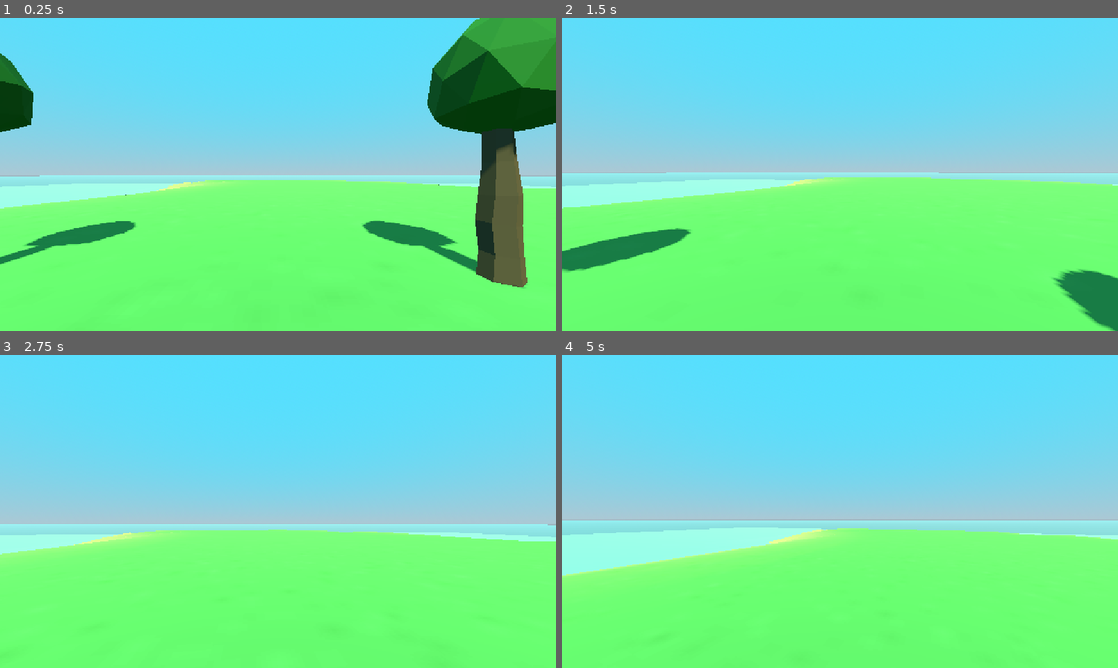
Above: before the commit, frames 1-4 (two rows, left to right).
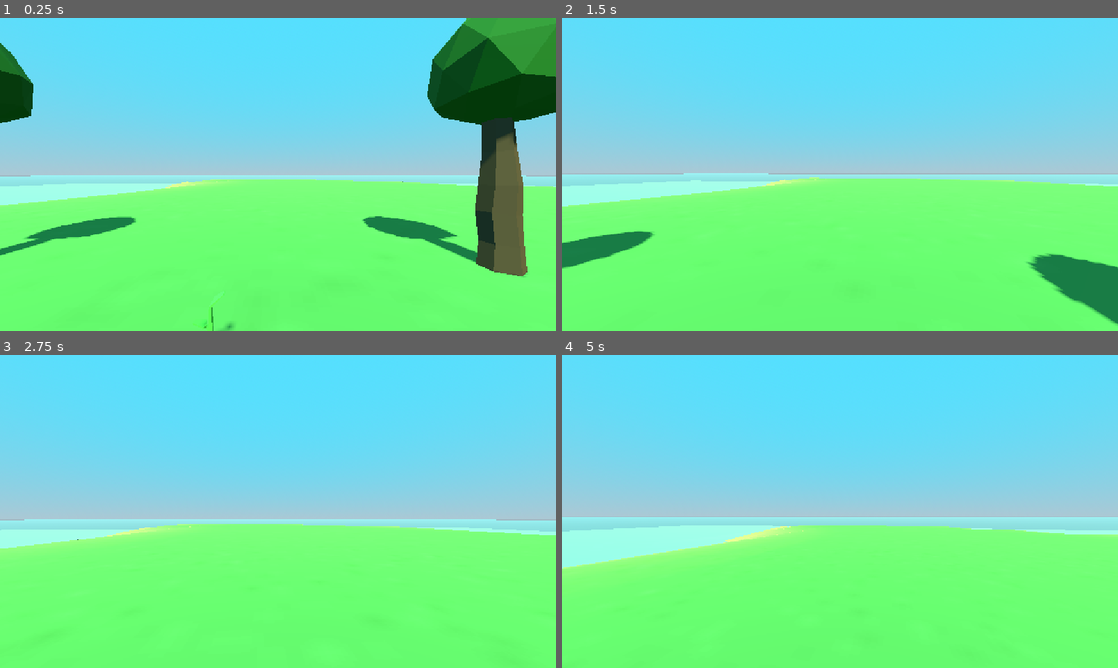
Above: after the commit, the same moments.

Repository: Yury-Scherbatyuk/Survival3D
Game: Godot game, scene res://game/main_game.tscn
Two runs of this game, one before a commit and one after it. Both use one fixed random seed, a clock stepped at 60 frames per second and the inputs below.
Inputs (mouse positions are in pixels of both pictures, inside the frame that each line leads up to):
- Up to frame 1 (0.25 s): no input
- Up to frame 2 (1.5 s): tap Enter at 0.5 s; move the mouse to (867, 174) at 0.52 s; hold W (move_forward) from 0.53 s (still down); tap E (interact) at 0.6, 1.35 s; tap Space (jump) at 0.77 s; move the mouse to (812, 174) at 1.27 s
- Up to frame 3 (2.75 s): keep holding W (move_forward); tap Space (jump) at 1.52 s; move the mouse to (289, 505) at 2.02 s; hold Shift (sprint) from 2.03 s (still down); tap E (interact) at 2.3 s
- Up to frame 4 (5 s): keep holding W (move_forward); move the mouse to (834, 517) at 2.77 s; release Shift (sprint) at 2.78 s; tap E (interact) at 2.85, 3.6, 4.55 s; tap Space (jump) at 3.02, 3.77, 4.52 s; move the mouse to (878, 514) at 3.52 s; move the mouse to (795, 508) at 4.27 s; tap Shift (sprint) at 4.35 s

The runs differ from the first frame. In frame 1, 6.2% of the frame differs, in the area x 0-100%, y 0-100%; in frame 2, 3.5%; in frame 3, 4.0%; in frame 4, 4.2%.

Commit message:
Interactable Items
- Simple item interaction by quee_free()
- Item collision check in RayCast
- Customized 3D layer names for correct interaction
- config for item store (enum)
- Interactable class, Pickuppable class and Pickupable Item template inherited to create new Items

Diff:
--- /dev/null
+++ b/actors/player/interaction_ray_cast.gd
@@ -0,0 +1,8 @@
+extends RayCast3D
+class_name InteractionRayCast
+
+func check_interaction() -> void:
+	if is_colliding() and Input.is_action_just_pressed("interact"):
+		var collider := get_collider()
+		if collider is Interactable:
+			collider.start_interaction()
--- a/actors/player/player.gd
+++ b/actors/player/player.gd
@@ -8,10 +8,14 @@
 
 #cash head
 @onready var head: Node3D = $Head
+@onready var interaction_ray_cast: RayCast3D = $Head/InteractionRayCast
 
 # when a node and childs are ready
 func _ready() -> void:
 	Input.set_mouse_mode(Input.MOUSE_MODE_CAPTURED)
+
+func _process(delta: float) -> void:
+	interaction_ray_cast.check_interaction()
 
 #runs 60 times per second
 func _physics_process(delta: float) -> void:
--- a/actors/player/player.tscn
+++ b/actors/player/player.tscn
@@ -1,18 +1,27 @@
-[gd_scene load_steps=3 format=3 uid="uid://dpggkv5y8d2jr"]
+[gd_scene load_steps=4 format=3 uid="uid://dpggkv5y8d2jr"]
 
 [ext_resource type="Script" uid="uid://blegc8di3hfbb" path="res://actors/player/player.gd" id="1_nvxhs"]
+[ext_resource type="Script" uid="uid://csw6f0bupbill" path="res://actors/player/interaction_ray_cast.gd" id="2_ilk7j"]
 
 [sub_resource type="CapsuleShape3D" id="CapsuleShape3D_ilk7j"]
 radius = 0.25
 height = 1.8
 
 [node name="Player" type="CharacterBody3D"]
+collision_layer = 2
 script = ExtResource("1_nvxhs")
+mouse_sensitivity = 0.003
 
 [node name="CollisionShape3D" type="CollisionShape3D" parent="."]
 shape = SubResource("CapsuleShape3D_ilk7j")
 
 [node name="Head" type="Node3D" parent="."]
+transform = Transform3D(1, 0, 0, 0, 1, 0, 0, 0, 1, 0, 0.5, 0)
 
 [node name="Camera3D" type="Camera3D" parent="Head"]
-transform = Transform3D(1, 0, 0, 0, 1, 0, 0, 0, 1, 0, 0.653169, 0)
+
+[node name="InteractionRayCast" type="RayCast3D" parent="Head"]
+target_position = Vector3(0, 0, -2)
+collision_mask = 4
+collide_with_areas = true
+script = ExtResource("2_ilk7j")
--- /dev/null
+++ b/game/configs/item_config.gd
@@ -0,0 +1,8 @@
+class_name ItemConfig
+
+
+enum Keys {
+	Stick,
+	Stone,
+	Plant
+}
--- a/game/main_game.tscn
+++ b/game/main_game.tscn
@@ -1,9 +1,12 @@
-[gd_scene load_steps=11 format=3 uid="uid://cwunke5euj2x1"]
+[gd_scene load_steps=14 format=3 uid="uid://cwunke5euj2x1"]
 
 [ext_resource type="PackedScene" uid="uid://duvticja2xhll" path="res://meshes/terrain.tscn" id="1_g4axw"]
+[ext_resource type="PackedScene" uid="uid://d2uqud8vaqm73" path="res://items/interactables/pickuppable_stick.tscn" id="2_6o72v"]
 [ext_resource type="PackedScene" uid="uid://8khkff4pblo8" path="res://meshes/tree.tscn" id="2_t4f2l"]
 [ext_resource type="PackedScene" uid="uid://ds525yt4yw7mm" path="res://meshes/mushroom.tscn" id="3_433cb"]
+[ext_resource type="PackedScene" uid="uid://d1syslrs5igi5" path="res://items/interactables/pickuppable_stone.tscn" id="3_v3atx"]
 [ext_resource type="PackedScene" uid="uid://dpggkv5y8d2jr" path="res://actors/player/player.tscn" id="4_t4f2l"]
+[ext_resource type="PackedScene" uid="uid://bm24xek3wjbhi" path="res://items/interactables/pickuppable_plant.tscn" id="6_v3atx"]
 
 [sub_resource type="ConcavePolygonShape3D" id="ConcavePolygonShape3D_t4f2l"]
 data = PackedVector3Array(142.68, -5, -142.685, 150, -5, -150, 150, -5, -142.685, 142.68, -5, -142.685, 142.68, -5, -15 …(226880 unchanged characters)…
@@ -39,6 +42,7 @@
 [node name="Terrain" parent="StageController/Island" instance=ExtResource("1_g4axw")]
 
 [node name="StaticBody3D" type="StaticBody3D" parent="StageController/Island/Terrain"]
+collision_mask = 0
 
 [node name="CollisionShape3D" type="CollisionShape3D" parent="StageController/Island/Terrain/StaticBody3D"]
 shape = SubResource("ConcavePolygonShape3D_t4f2l")
@@ -79,5 +83,23 @@
 [node name="WorldEnvironment" type="WorldEnvironment" parent="StageController/Island"]
 environment = SubResource("Environment_433cb")
 
+[node name="PickuppableStick" parent="StageController/Island" instance=ExtResource("2_6o72v")]
+transform = Transform3D(-0.95424, 0, 0.299041, 0, 1, 0, -0.299041, 0, -0.95424, 0.667412, 0.015403, -1.61613)
+
+[node name="PickuppableStone" parent="StageController/Island" instance=ExtResource("3_v3atx")]
+transform = Transform3D(1, 0, 0, 0, 1, 0, 0, 0, 1, -0.997862, 0.0815653, -1.15253)
+
+[node name="PickuppableStone2" parent="StageController/Island" instance=ExtResource("3_v3atx")]
+transform = Transform3D(1, 0, 0, 0, 1, 0, 0, 0, 1, 6.20673, 0.0815655, -0.899226)
+
+[node name="PickuppableStick2" parent="StageController/Island" instance=ExtResource("2_6o72v")]
+transform = Transform3D(-0.439939, 0, -0.898028, 0, 1, 0, 0.898028, 0, -0.439939, 2.10514, 0.015403, 3.36263)
+
+[node name="PickuppablePlant" parent="StageController/Island" instance=ExtResource("6_v3atx")]
+transform = Transform3D(1, 0, 0, 0, 1, 0, 0, 0, 1, 0.15378, 0.0132747, -2.92525)
+
+[node name="PickuppablePlant2" parent="StageController/Island" instance=ExtResource("6_v3atx")]
+transform = Transform3D(1, 0, 0, 0, 1, 0, 0, 0, 1, 1.84517, 0.0132747, 0.953113)
+
 [node name="Player" parent="." instance=ExtResource("4_t4f2l")]
 transform = Transform3D(1, 0, 0, 0, 1, 0, 0, 0, 1, 0.676286, 1.0006, -1.36541)
--- /dev/null
+++ b/items/interactables/interactable.gd
@@ -0,0 +1,9 @@
+extends Area3D
+class_name Interactable
+
+
+@export var prompt := "interact"
+
+
+func start_interaction() -> void:
+	pass
--- /dev/null
+++ b/items/interactables/pickuppable.gd
@@ -0,0 +1,12 @@
+extends Interactable
+class_name Pickuppable
+
+
+@export var item_key := ItemConfig.Keys
+
+
+@onready var parent : Node3D = get_parent()
+
+
+func start_interaction() -> void:
+	parent.queue_free()
--- /dev/null
+++ b/items/interactables/pickuppable_plant.tscn
@@ -0,0 +1,24 @@
+[gd_scene load_steps=4 format=3 uid="uid://bm24xek3wjbhi"]
+
+[ext_resource type="PackedScene" uid="uid://d1lqdn2ccudtx" path="res://items/interactables/pickuppable_template.tscn" id="1_tlwsp"]
+[ext_resource type="PackedScene" uid="uid://bb7u5aywj3218" path="res://meshes/plant.tscn" id="2_tlwsp"]
+
+[sub_resource type="CapsuleShape3D" id="CapsuleShape3D_xyvby"]
+radius = 0.0646948
+height = 0.698095
+
+[node name="PickuppablePlant" instance=ExtResource("1_tlwsp")]
+
+[node name="Pickuppable" parent="." index="0"]
+item_key = {
+"Plant": 0,
+"Stick": 1,
+"Stone": 2
+}
+prompt = "Pickup plant"
+
+[node name="CollisionShape3D" parent="Pickuppable" index="0"]
+transform = Transform3D(1, 0, 0, 0, -4.37114e-08, -1, 0, 1, -4.37114e-08, 0, 0, 0)
+shape = SubResource("CapsuleShape3D_xyvby")
+
+[node name="Plant" parent="." index="1" instance=ExtResource("2_tlwsp")]
--- /dev/null
+++ b/items/interactables/pickuppable_stick.tscn
@@ -0,0 +1,19 @@
+[gd_scene load_steps=4 format=3 uid="uid://d2uqud8vaqm73"]
+
+[ext_resource type="PackedScene" uid="uid://d1lqdn2ccudtx" path="res://items/interactables/pickuppable_template.tscn" id="1_rh6ld"]
+[ext_resource type="PackedScene" uid="uid://8ulhq8bxrpxm" path="res://meshes/stick.tscn" id="2_oroqu"]
+
+[sub_resource type="CapsuleShape3D" id="CapsuleShape3D_xyvby"]
+radius = 0.0646948
+height = 0.698095
+
+[node name="PickuppableStick" instance=ExtResource("1_rh6ld")]
+
+[node name="Pickuppable" parent="." index="0"]
+prompt = "Pickup stick"
+
+[node name="CollisionShape3D" parent="Pickuppable" index="0"]
+transform = Transform3D(1, 0, 0, 0, -4.37114e-08, -1, 0, 1, -4.37114e-08, 0, 0, 0)
+shape = SubResource("CapsuleShape3D_xyvby")
+
+[node name="Stick" parent="." index="1" instance=ExtResource("2_oroqu")]
--- /dev/null
+++ b/items/interactables/pickuppable_stone.tscn
@@ -0,0 +1,23 @@
+[gd_scene load_steps=4 format=3 uid="uid://d1syslrs5igi5"]
+
+[ext_resource type="PackedScene" uid="uid://d1lqdn2ccudtx" path="res://items/interactables/pickuppable_template.tscn" id="1_xhche"]
+[ext_resource type="PackedScene" uid="uid://dsa1rke5gdcwo" path="res://meshes/stone.tscn" id="2_xhche"]
+
+[sub_resource type="CapsuleShape3D" id="CapsuleShape3D_xyvby"]
+radius = 0.0975497
+height = 0.213581
+
+[node name="PickuppableStone" instance=ExtResource("1_xhche")]
+
+[node name="Pickuppable" parent="." index="0"]
+item_key = {
+"Stick": 1,
+"Stone": 0
+}
+prompt = "Pickup stone"
+
+[node name="CollisionShape3D" parent="Pickuppable" index="0"]
+transform = Transform3D(1, 0, 0, 0, -4.37114e-08, -1, 0, 1, -4.37114e-08, 0, 0, 0)
+shape = SubResource("CapsuleShape3D_xyvby")
+
+[node name="Stone" parent="." index="1" instance=ExtResource("2_xhche")]
--- /dev/null
+++ b/items/interactables/pickuppable_template.tscn
@@ -0,0 +1,13 @@
+[gd_scene load_steps=2 format=3 uid="uid://d1lqdn2ccudtx"]
+
+[ext_resource type="Script" uid="uid://dnr6fserihsnv" path="res://items/interactables/pickuppable.gd" id="1_u2n5p"]
+
+[node name="PickuppableTemplate" type="Node3D"]
+
+[node name="Pickuppable" type="Area3D" parent="."]
+collision_layer = 4
+collision_mask = 0
+script = ExtResource("1_u2n5p")
+metadata/_custom_type_script = "uid://dnr6fserihsnv"
+
+[node name="CollisionShape3D" type="CollisionShape3D" parent="Pickuppable"]
--- a/project.godot
+++ b/project.godot
@@ -57,3 +57,9 @@
 "events": [Object(InputEventKey,"resource_local_to_scene":false,"resource_name":"","device":-1,"window_id":0,"alt_press …(192 unchanged characters)…
 ]
 }
+
+[layer_names]
+
+3d_physics/layer_1="ground"
+3d_physics/layer_2="actor"
+3d_physics/layer_3="interactable"
Not shown, added: actors/player/interaction_ray_cast.gd.uid
Not shown, added: game/configs/item_config.gd.uid
Not shown, added: items/interactables/interactable.gd.uid
Not shown, added: items/interactables/pickuppable.gd.uid
